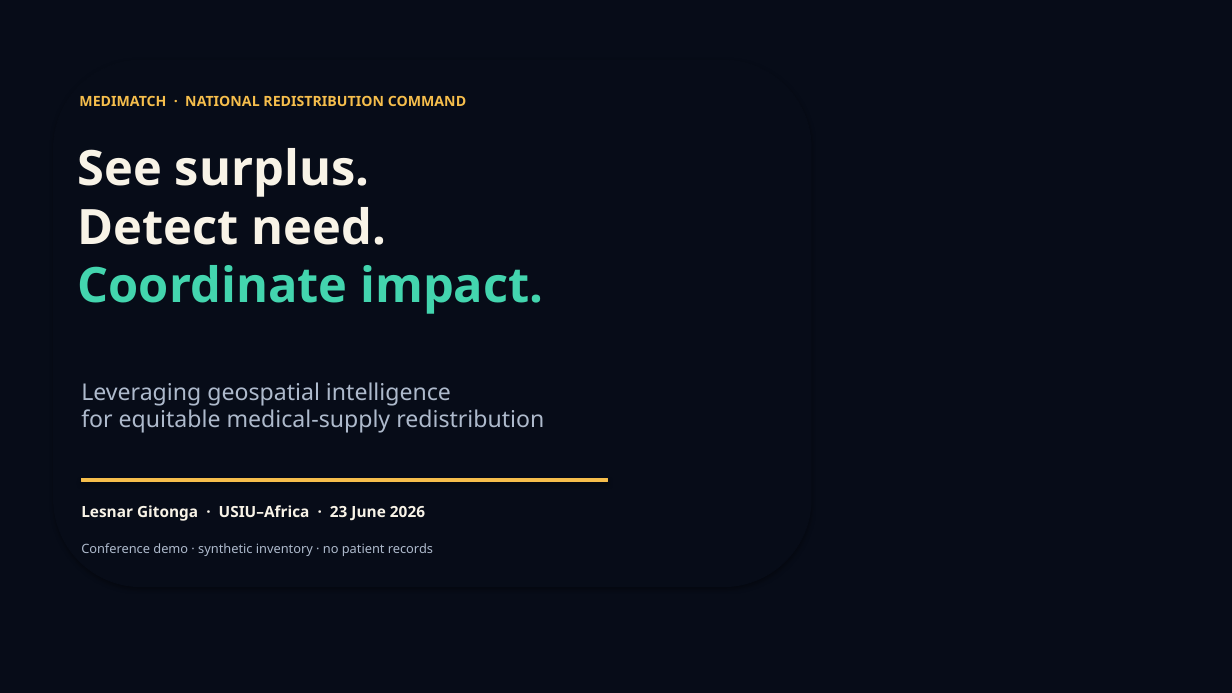
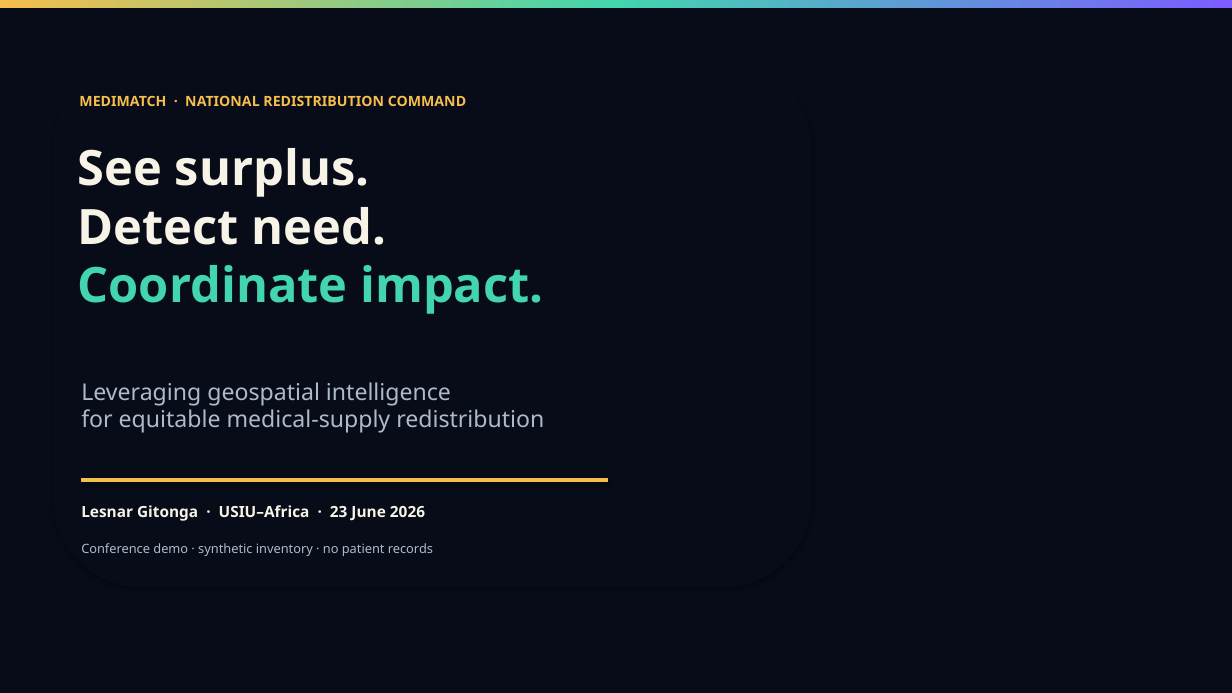
Before and after one commit to lesnargitonga/MediMatch, a slide deck: slide 1 of presentation/MediMatch_Conference_Deck.pptx. Drawn at 1232x693 pixels with LibreOffice and Linux fonts; fonts in the diff are those of the drawing; background and template pictures are left out; a plain dark background stands for a picture behind light text. Boxes give left, top, right and bottom in pixels: in the first picture for what was removed or moved away, otherwise in the second. Text is boxed around its words. In the diff, an @@ line names an element or a change of style, - is before the commit and + after.

```diff
--- a/presentation/MediMatch_Conference_Deck.pptx
+++ b/presentation/MediMatch_Conference_Deck.pptx
@@ rectangle added at [0,0,1232,8], fill gradient #F6BE4C to #43D5AE to #7C5CFF @@
```
Also in this commit, not shown: 9 other slides changed, 3 slides added, 2 other files.
